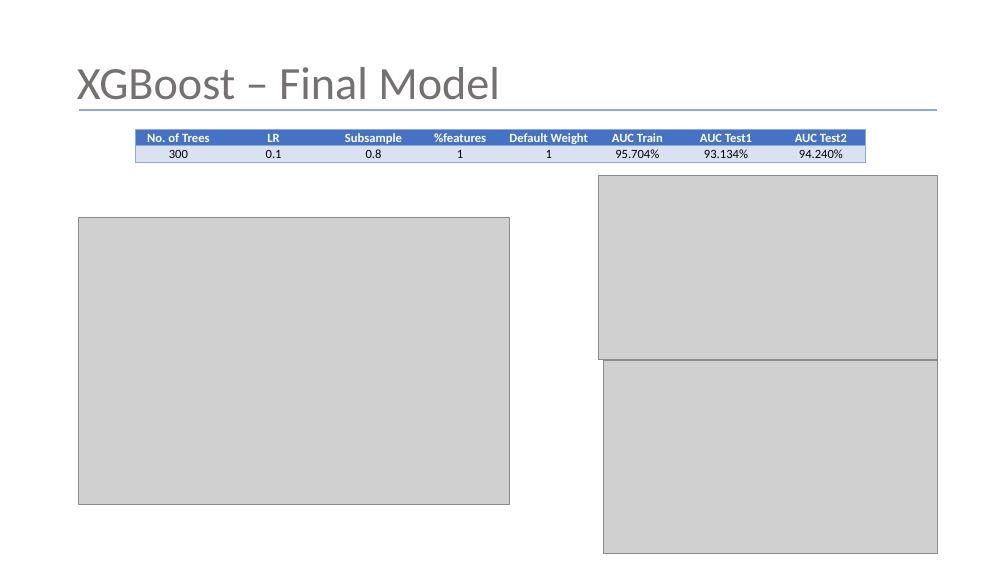
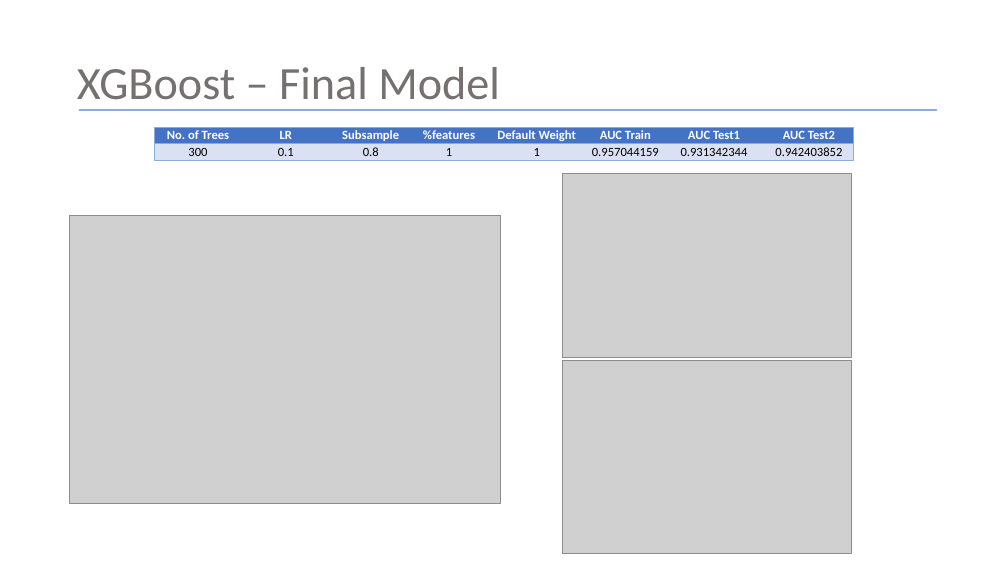
Before and after one commit to Shritej24c/Credit-Default-Pred, a slide deck: slide 10 of Credit Default Risk.pptx. Drawn at 1008x567 pixels with LibreOffice and Linux fonts; fonts in the diff are those of the drawing; grey boxes stand for pictures. Boxes give left, top, right and bottom in pixels: in the first picture for what was removed or moved away, otherwise in the second. Text is boxed around its words. In the diff, an @@ line names an element or a change of style, - is before the commit and + after.

```diff
--- a/Credit Default Risk.pptx
+++ b/Credit Default Risk.pptx
@@ table at [154,127,854,160] @@
-row 2: 300 | 0.1 | 0.8 | 1 | 1 | 95.704% | 93.134% | 94.240%
+row 2: 300 | 0.1 | 0.8 | 1 | 1 | 0.957044159 | 0.931342344 | 0.942403852
@@ table: place and size @@
-table at [135,129,865,162]
+table at [154,127,854,160]
@@ picture: place and size @@
-picture at [599,175,938,360]
+picture at [563,173,851,358]
@@ picture: place and size @@
-picture at [79,217,510,504]
+picture at [70,216,501,503]
@@ picture: place and size @@
-picture at [603,361,937,554]
+picture at [563,361,851,554]
```
Also in this commit, not shown: 8 other slides changed.
